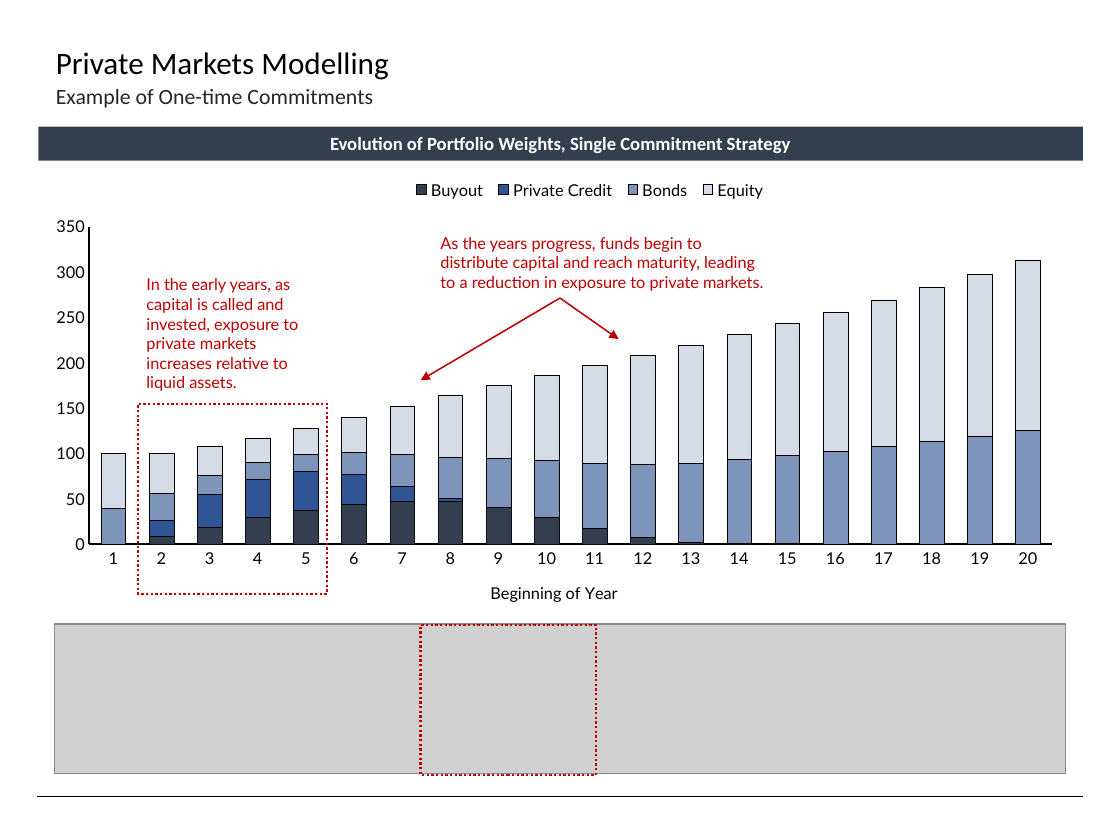
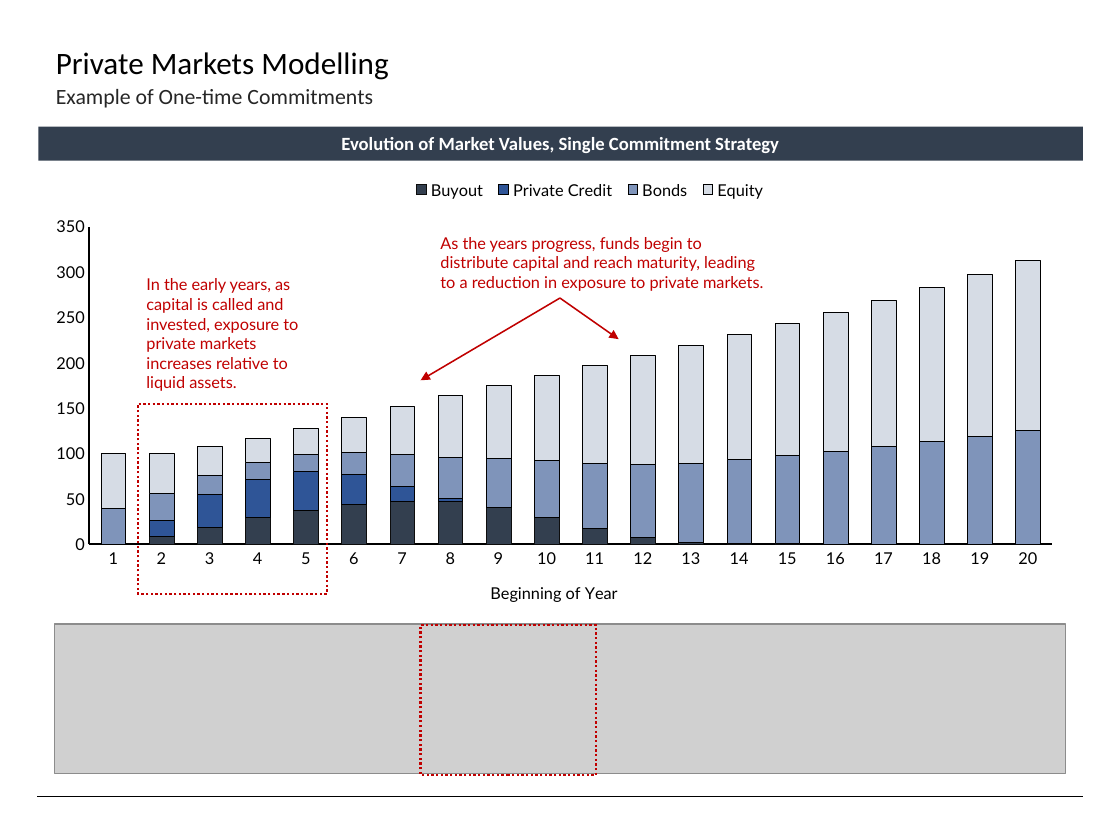
Before and after one commit to fabarker/epsilon-phi, a slide deck: slide 39 of epsilon-phi-core/src/python/epsilonPhi/ep_saa/marketing/Slides.pptx (slide 38 before the commit). Drawn at 1120x840 pixels with LibreOffice and Linux fonts; fonts in the diff are those of the drawing; grey boxes stand for pictures. Boxes give left, top, right and bottom in pixels: in the first picture for what was removed or moved away, otherwise in the second. Text is boxed around its words. In the diff, an @@ line names an element or a change of style, - is before the commit and + after.

```diff
--- a/epsilon-phi-core/src/python/epsilonPhi/ep_saa/marketing/Slides.pptx
+++ b/epsilon-phi-core/src/python/epsilonPhi/ep_saa/marketing/Slides.pptx
@@ text in rectangle at (341,137,779,153): text changed @@
-Evolution of Portfolio Weights, Single Commitment Strategy
+Evolution of Market Values, Single Commitment Strategy
```
Also in this commit, not shown: 18 other slides changed, 1 slide added, 1 other file.
